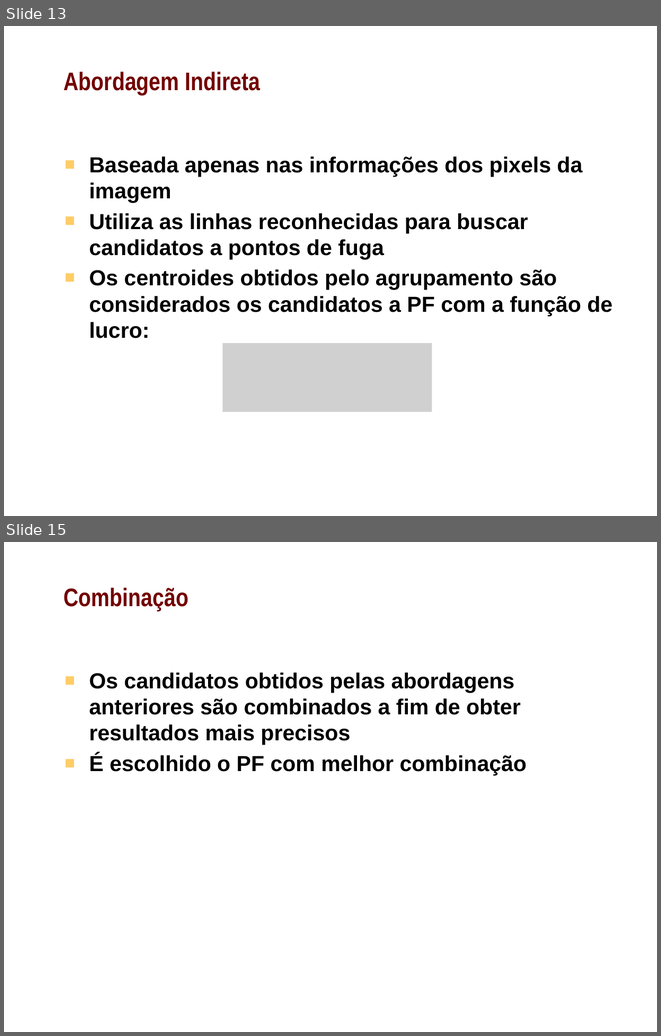
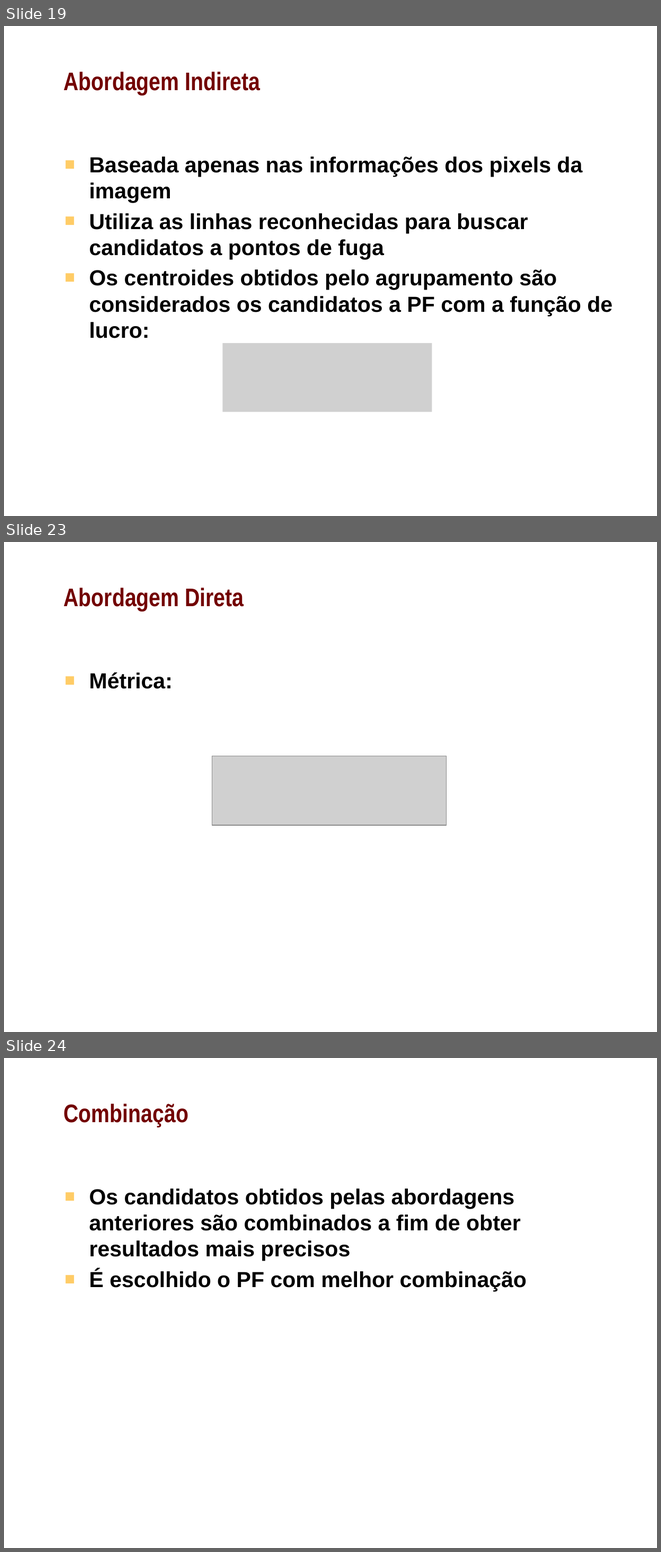
Before and after one commit to shannonyu/perspective-rectification, a slide deck: doc/pres.pptx. Shown one above the other, each under a label of ours: slides 13 and 15 before the commit, slides 19, 23 and 24 after it; the slides between them are not shown. The pictures are 661x1036 and 661x1552 pixels, drawn with LibreOffice and Linux fonts; fonts in the diff are those of the drawing; grey boxes stand for pictures; background and template pictures are left out. Boxes give left, top, right and bottom in pixels: in the first picture for what was removed or moved away, otherwise in the second. Text is boxed around its words. In the diff, an @@ line names an element or a change of style, - is before the commit and + after.

```diff
--- a/doc/pres.pptx
+++ b/doc/pres.pptx
@@ slide 23 added at bbox=[4, 542, 657, 1032], background picture (left out) @@
@@ title added at bbox=[64, 588, 244, 611], 28 pt, text #720000, bold @@
+Abordagem Direta
@@ text added at bbox=[89, 672, 173, 689], 24 pt, text #000000, bold @@
+■ Métrica:
@@ picture added at bbox=[212, 756, 446, 826] @@
@@ what was slide 13 is now slide 19 @@
@@ what was slide 15 is now slide 24 @@
```
Also in this commit, not shown: 2 slides changed, 10 other slides added.
